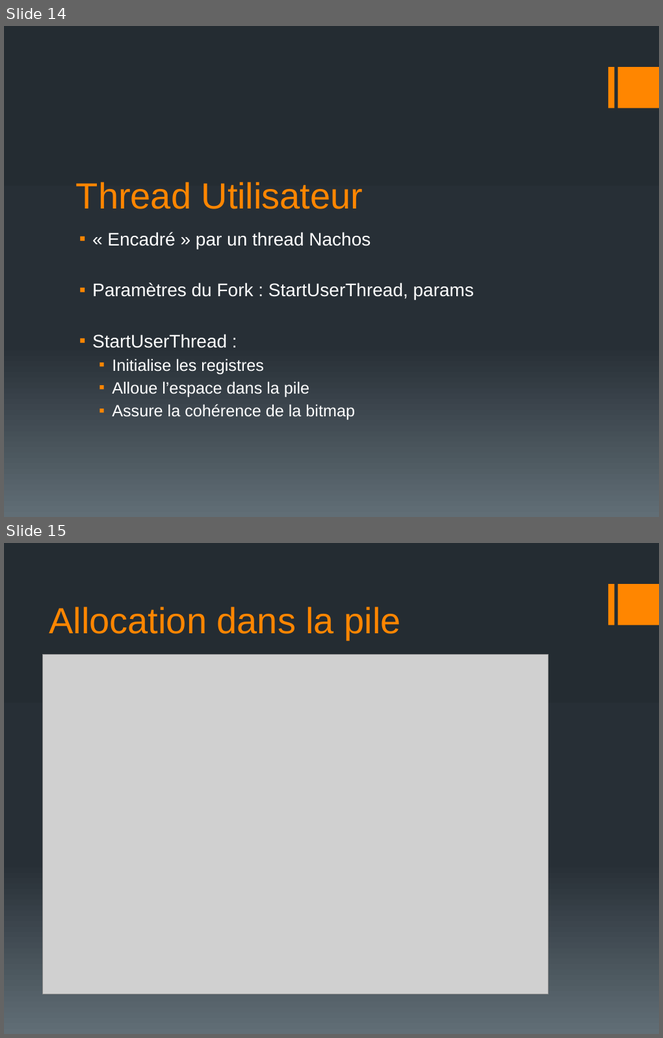
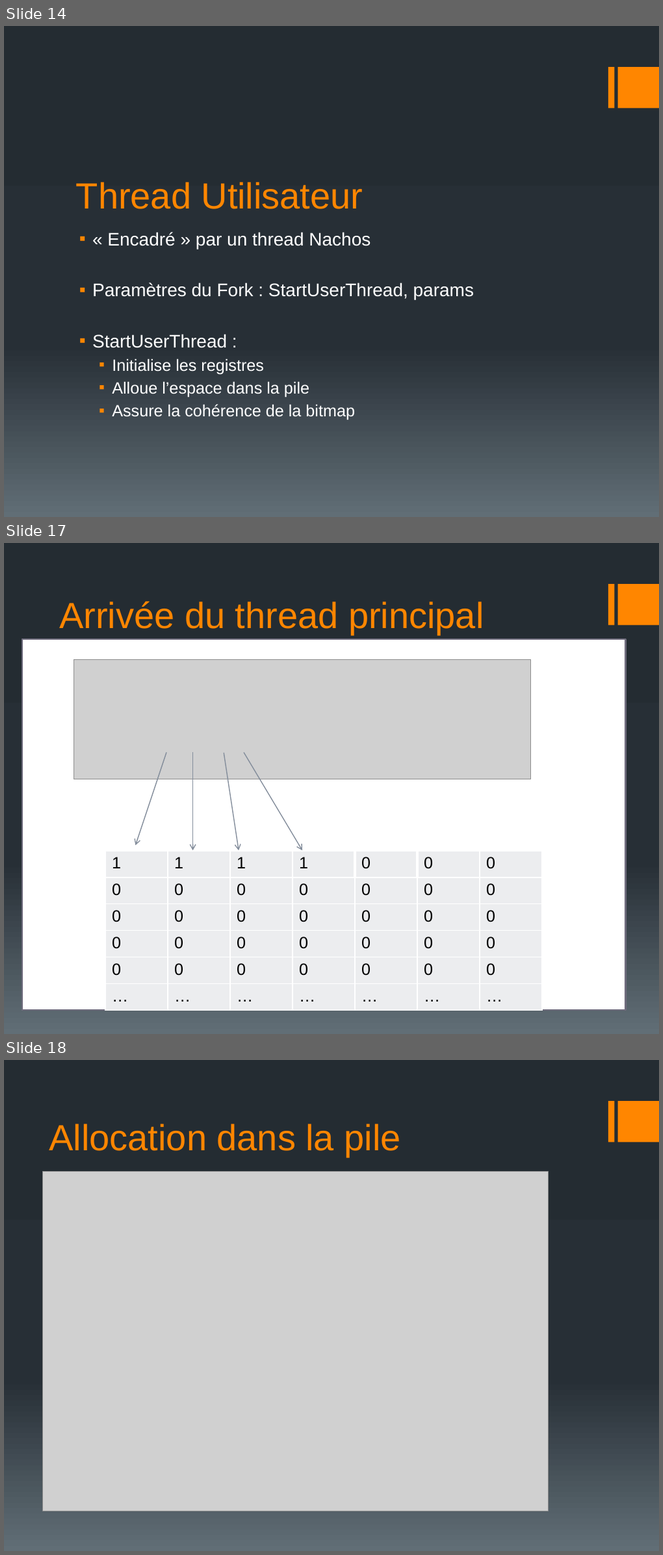
Before and after one commit to EudesRobin/nachos, a slide deck: rapport/sout_AAS.pptx. Shown one above the other, each under a label of ours: slides 14 and 15 before the commit, slides 14, 17 and 18 after it; the slides between them are not shown. The pictures are 663x1038 and 663x1555 pixels, drawn with LibreOffice and Linux fonts; fonts in the diff are those of the drawing; grey boxes stand for pictures. Boxes give left, top, right and bottom in pixels: in the first picture for what was removed or moved away, otherwise in the second. Text is boxed around its words. In the diff, an @@ line names an element or a change of style, - is before the commit and + after.

```diff
--- a/rapport/sout_AAS.pptx
+++ b/rapport/sout_AAS.pptx
@@ slide 17 added at box(4, 543, 659, 1034), background gradient #242C33 to #273037 to #636D76; not listed: 2 template elements that a slide beside it also shows @@
@@ text added at box(59, 601, 484, 635), 40 pt, text #FF8600 @@
+Arrivée du thread principal
@@ rectangle added at box(22, 639, 626, 1011), fill #FFFFFF, outline #6F6C7D 1.5 pt @@
@@ picture added at box(74, 659, 530, 780) @@
@@ arrow added from (166, 753) to (136, 846), #838D9B 1 pt @@
@@ arrow added from (192, 753) to (192, 850), #838D9B 1 pt @@
@@ arrow added from (224, 753) to (239, 850), #838D9B 1 pt @@
@@ arrow added from (244, 753) to (302, 850), #838D9B 1 pt @@
@@ table added at box(105, 851, 542, 1010), 6 rows, 7 columns @@
+1 | 1 | 1 | 1 | 0 | 0 | 0
+0 | 0 | 0 | 0 | 0 | 0 | 0
+0 | 0 | 0 | 0 | 0 | 0 | 0
+0 | 0 | 0 | 0 | 0 | 0 | 0
+0 | 0 | 0 | 0 | 0 | 0 | 0
+… | … | … | … | … | … | …
@@ what was slide 15 is now slide 18 @@
```
Also in this commit, not shown: 3 other slides added, 1 slide removed, 1 other file.
